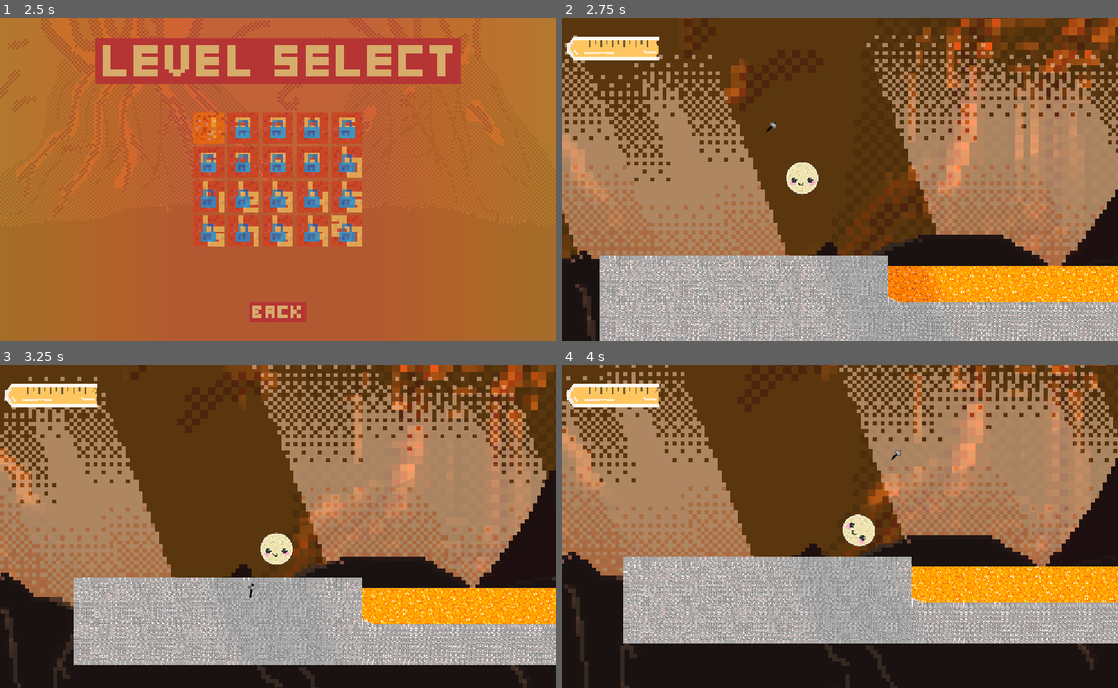
Above: before the commit, frames 1-4 (two rows, left to right).
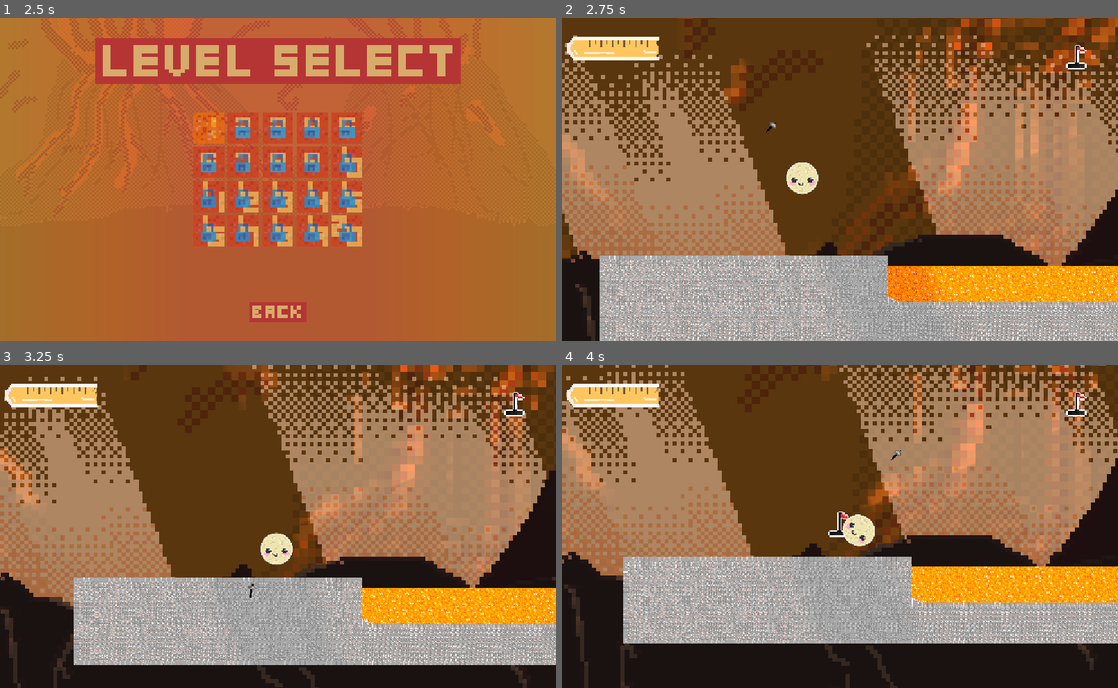
Above: after the commit, the same moments.

Repository: Yaheeha-Baheeha/rock-hard
Game: Godot game, scene res://menu.tscn
Same seed, same stepped clock (60 frames per second), same inputs: the game is played once before the commit and once after it. Sound files missing from this copy of the repository are replaced by a short silence.
Inputs (mouse positions are in pixels of both pictures, inside the frame that each line leads up to):
- Up to frame 1 (2.5 s): click (278, 205) at 0.5 s; tap Enter (ui_accept) at 1.25 s; move the mouse to (400, 163) at 1.27 s; hold D (right) 1.28-2 s; tap C (flag, bound only after the commit) at 1.35 s; click (400, 163) at 1.42 s; tap Space (jump) at 1.52 s; click (211, 127) at 2 s
- Up to frame 2 (2.75 s): no input
- Up to frame 3 (3.25 s): drag from (166, 542) to (250, 591) at 2.77 s
- Up to frame 4 (4 s): move the mouse to (895, 455) at 3.52 s; hold D (right) from 3.53 s (still down); hold Shift (static) from 3.53 s (still down); tap C (flag, bound only after the commit) at 3.8 s

Frame 1 is identical in both runs. In frame 2, 0.1% of the frame differs, in the area x 90-95%, y 8-16%; in frame 3, 0.1%; in frame 4, 0.3%, in the area x 47-95%, y 8-54%.

Commit message:
working on flag

Diff:
--- a/HUD.tscn
+++ b/HUD.tscn
@@ -36,6 +36,21 @@
 [ext_resource type="FontFile" uid="uid://cv01xgeioj5q4" path="res://Textures/font/RasterForgeRegular-JpBgm.ttf" id="34_d76js"]
 [ext_resource type="AudioStream" uid="uid://b1i216jjru8e5" path="res://sounds/hover.wav" id="35_m1fae"]
 [ext_resource type="AudioStream" uid="uid://d0mpkctmjaa0k" path="res://sounds/click.wav" id="36_vppda"]
+[ext_resource type="Texture2D" uid="uid://dt7ibm7at0p12" path="res://Textures/flag.png" id="37_vppda"]
+[ext_resource type="Texture2D" uid="uid://bt27h5f8njhoj" path="res://Textures/LoadingForBreak/loading-00.png" id="38_mu7qq"]
+[ext_resource type="Texture2D" uid="uid://dt4ey8r15540u" path="res://Textures/LoadingForBreak/loading-01.png" id="39_i1gw4"]
+[ext_resource type="Texture2D" uid="uid://cuke55566rfy8" path="res://Textures/LoadingForBreak/loading-02.png" id="40_pxvem"]
+[ext_resource type="Texture2D" uid="uid://b3u16b131k4pq" path="res://Textures/LoadingForBreak/loading-03.png" id="41_xmf7v"]
+[ext_resource type="Texture2D" uid="uid://dlla83nxmraxy" path="res://Textures/LoadingForBreak/loading-04.png" id="42_gxiqq"]
+[ext_resource type="Texture2D" uid="uid://0eqki122ex1d" path="res://Textures/LoadingForBreak/loading-05.png" id="43_5v1g3"]
+[ext_resource type="Texture2D" uid="uid://dghr2exdyoxg8" path="res://Textures/LoadingForBreak/loading-06.png" id="44_8ck4t"]
+[ext_resource type="Texture2D" uid="uid://blmfe6gh7h5tf" path="res://Textures/LoadingForBreak/loading-07.png" id="45_4d30u"]
+[ext_resource type="Texture2D" uid="uid://bvkkvc1lodrkx" path="res://Textures/LoadingForBreak/loading-08.png" id="46_e6gbl"]
+[ext_resource type="Texture2D" uid="uid://dgs32b76qs6iq" path="res://Textures/LoadingForBreak/loading-09.png" id="47_w1ksd"]
+[ext_resource type="Texture2D" uid="uid://dsjifotru3vvx" path="res://Textures/LoadingForBreak/loading-10.png" id="48_ih013"]
+[ext_resource type="Texture2D" uid="uid://3qb3jn0q55v5" path="res://Textures/LoadingForBreak/loading-11.png" id="49_w4mkq"]
+[ext_resource type="Texture2D" uid="uid://o6tmociyw7og" path="res://Textures/LoadingForBreak/loading-12.png" id="50_vg430"]
+[ext_resource type="Texture2D" uid="uid://bkkg7mo6t3mel" path="res://Textures/LoadingForBreak/loading-13.png" id="51_rfv4p"]
 
 [sub_resource type="SpriteFrames" id="SpriteFrames_2u0tw"]
 animations = [{
@@ -98,6 +113,59 @@
 shader = ExtResource("33_yr2lo")
 shader_parameter/mode = 0
 shader_parameter/intensity = 1.0
+
+[sub_resource type="SpriteFrames" id="SpriteFrames_yrq7p"]
+animations = [{
+"frames": [{
+"duration": 1.0,
+"texture": ExtResource("38_mu7qq")
+}, {
+"duration": 1.0,
+"texture": ExtResource("39_i1gw4")
+}, {
+"duration": 1.0,
+"texture": ExtResource("40_pxvem")
+}, {
+"duration": 1.0,
+"texture": ExtResource("41_xmf7v")
+}, {
+"duration": 1.0,
+"texture": ExtResource("42_gxiqq")
+}, {
+"duration": 1.0,
+"texture": ExtResource("43_5v1g3")
+}, {
+"duration": 1.0,
+"texture": ExtResource("44_8ck4t")
+}, {
+"duration": 1.0,
+"texture": ExtResource("45_4d30u")
+}, {
+"duration": 1.0,
+"texture": ExtResource("46_e6gbl")
+}, {
+"duration": 1.0,
+"texture": ExtResource("47_w1ksd")
+}, {
+"duration": 1.0,
+"texture": ExtResource("48_ih013")
+}, {
+"duration": 1.0,
+"texture": ExtResource("49_w4mkq")
+}, {
+"duration": 1.0,
+"texture": ExtResource("50_vg430")
+}, {
+"duration": 1.0,
+"texture": ExtResource("51_rfv4p")
+}, {
+"duration": 1.0,
+"texture": ExtResource("38_mu7qq")
+}],
+"loop": 0,
+"name": &"default",
+"speed": 2.0
+}]
 
 [node name="Node2D" type="CanvasLayer" unique_id=753683486]
 process_mode = 3
@@ -391,6 +459,18 @@
 stream = ExtResource("36_vppda")
 bus = &"SFX"
 
+[node name="Sprite2D" type="Sprite2D" parent="." unique_id=818805495]
+position = Vector2(1068.0001, 81)
+scale = Vector2(2.8400292, 2.8400292)
+texture = ExtResource("37_vppda")
+
+[node name="FlagAnimation" type="AnimatedSprite2D" parent="." unique_id=1210162645]
+position = Vector2(1067.7997, 82.79967)
+scale = Vector2(2.6749794, 2.6749794)
+sprite_frames = SubResource("SpriteFrames_yrq7p")
+frame = 14
+frame_progress = 1.0
+
 [connection signal="pressed" from="PauseMenu/Back" to="PauseMenu" method="_on_back_pressed"]
 [connection signal="pressed" from="PauseMenu/Settings" to="PauseMenu" method="_on_settings_pressed"]
 [connection signal="pressed" from="PauseMenu/Menu" to="PauseMenu" method="_on_menu_pressed"]
--- a/Player.tscn
+++ b/Player.tscn
@@ -28,6 +28,8 @@
 [ext_resource type="Script" uid="uid://dmqavih6vc0dh" path="res://music_manager.gd" id="26_ictha"]
 [ext_resource type="AudioStream" uid="uid://dm1x0440usf3j" path="res://sounds/music/comp 3 (ver 2).mp3" id="27_1jgrc"]
 [ext_resource type="AudioStream" uid="uid://b2bfvrjl4iqis" path="res://sounds/music/New Song (48) key is Eb major bebop.mp3" id="28_7wy67"]
+[ext_resource type="Texture2D" uid="uid://dt7ibm7at0p12" path="res://Textures/flag.png" id="29_ictha"]
+[ext_resource type="Script" uid="uid://8r4fimm4cn53" path="res://flag.gd" id="30_1jgrc"]
 
 [sub_resource type="CanvasTexture" id="CanvasTexture_8v41o"]
 diffuse_texture = ExtResource("2_mgb7i")
@@ -157,6 +159,13 @@
 wait_time = 40.0
 one_shot = true
 
+[node name="Flag" type="Sprite2D" parent="CenterTracker" unique_id=1747054340]
+visible = false
+scale = Vector2(4.515, 4.515)
+texture = ExtResource("29_ictha")
+script = ExtResource("30_1jgrc")
+cooldown_time = 60.0
+
 [node name="Camera2D" type="Camera2D" parent="." unique_id=202288614]
 position = Vector2(200, 16)
 zoom = Vector2(0.67, 0.67)
--- /dev/null
+++ b/flag.gd
@@ -0,0 +1,48 @@
+extends Sprite2D
+# Member variables (place these near the top of your script)
+var active_clone: Sprite2D = null
+var can_spawn: bool = true
+@export var cooldown_time: float = 1.0  # Adjust this in seconds as needed
+
+func summon_clone() -> void:
+	# 1. Block spawning if we are still on cooldown
+	if not can_spawn:
+		return
+
+	# 2. If a previous clone already exists, destroy it immediately
+	if is_instance_valid(active_clone):
+		active_clone.queue_free()
+		active_clone = null
+
+	# 3. Duplicate the sprite and capture its world position
+	var clone = self.duplicate() as Sprite2D
+	var current_pos = global_position
+
+	# 4. Add to main scene root (detaching from the moving parent)
+	get_tree().current_scene.add_child(clone)
+
+	# 5. Position it, make it visible, and strip its script
+	clone.global_position = current_pos
+	clone.visible = true
+	clone.set_script(null)
+
+	# Track this new clone as the active one
+	active_clone = clone
+
+	# 6. Start the cooldown timer
+	can_spawn = false
+	get_tree().create_timer(cooldown_time).timeout.connect(func():
+		can_spawn = true
+	)
+
+func _ready() -> void:
+	pass # Replace with function body.
+
+
+# Called every frame. 'delta' is the elapsed time since the previous frame.
+func _process(delta: float) -> void:
+	_handle_input_controls(1)
+
+func _handle_input_controls(delta: float) -> void:
+	if Input.is_action_just_pressed("flag"):
+		summon_clone()
--- a/pause_menu.gd
+++ b/pause_menu.gd
@@ -31,7 +31,7 @@
 		click_sound.play()
 
 func _input(event: InputEvent) -> void:
-	if Input.is_action_pressed("pause"):
+	if Input.is_action_just_pressed("pause"):
 		if get_tree().paused == false:
 			get_tree().paused = true
 			visible = true
--- a/project.godot
+++ b/project.godot
@@ -94,6 +94,11 @@
 "events": [Object(InputEventKey,"resource_local_to_scene":false,"resource_name":"","device":-1,"window_id":0,"alt_press …(192 unchanged characters)…
 ]
 }
+flag={
+"deadzone": 0.2,
+"events": [Object(InputEventKey,"resource_local_to_scene":false,"resource_name":"","device":-1,"window_id":0,"alt_pressed":false,"shift_pressed":false,"ctrl_pressed":false,"meta_pressed":false,"pressed":false,"keycode":0,"physical_keycode":67,"key_label":0,"unicode":99,"location":0,"echo":false,"script":null)
+]
+}
 
 [physics]
 
@@ -103,4 +108,5 @@
 
 textures/canvas_textures/default_texture_filter=0
 rendering_device/driver.windows="d3d12"
+textures/vram_compression/import_etc2_astc=true
 2d/snap/snap_2d_transforms_to_pixel=true
Binary file added: Textures/flag.png
Not shown, added: Textures/flag.png.import
Not shown, changed: export_presets.cfg
Not shown, added: flag.gd.uid
